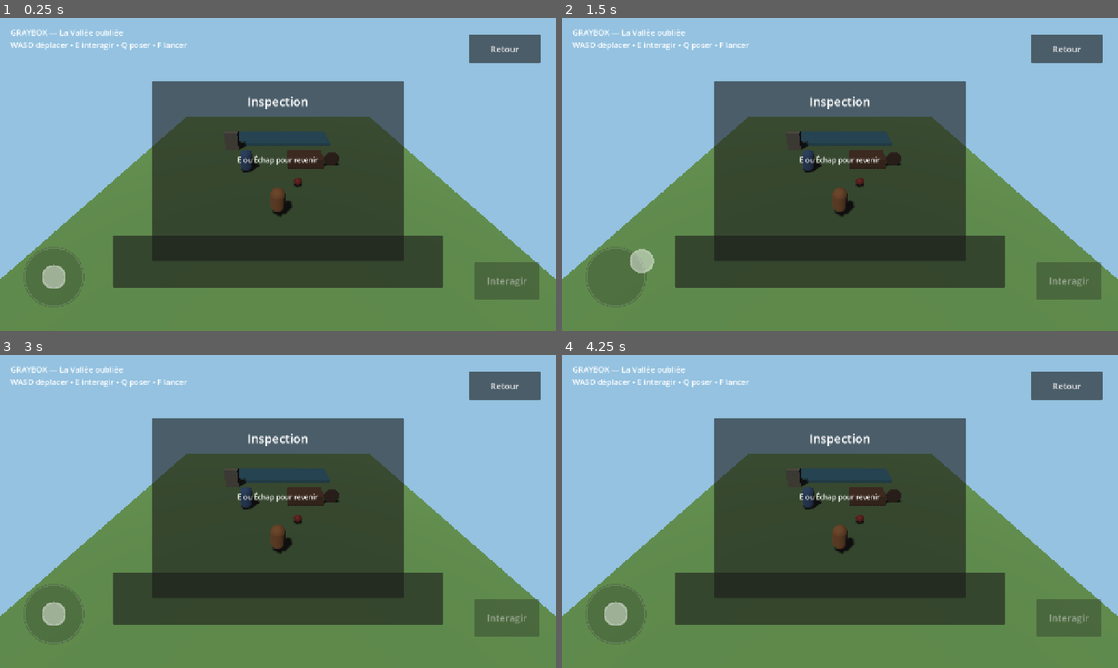
Above: before the commit, frames 1-4 (two rows, left to right).
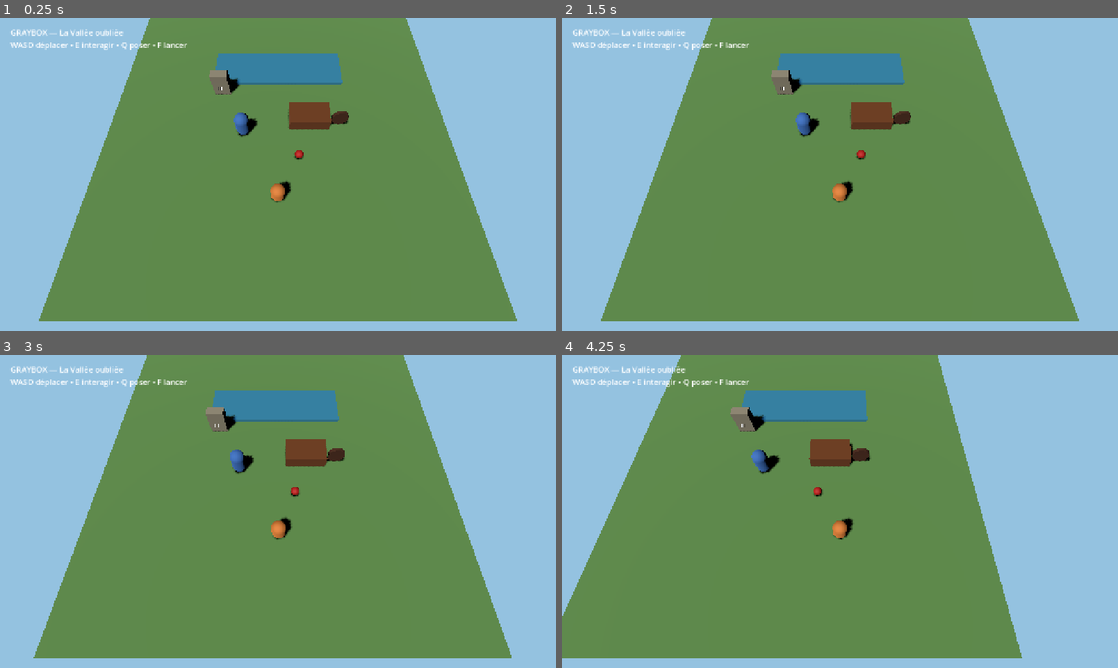
Above: after the commit, the same moments.

Repository: u2987920406-rgb/Grimoire
Game: Godot game, scene res://adventures/forgotten_valley/scenes/bootstrap.tscn
Two runs of this game, one before a commit and one after it. Both use one fixed random seed, a clock stepped at 60 frames per second and the inputs below.
Inputs (mouse positions are in pixels of both pictures, inside the frame that each line leads up to):
- Up to frame 1 (0.25 s): no input
- Up to frame 2 (1.5 s): click (1067, 49) at 0.5 s, where only the run before the commit has a clickable "Retour"; tap Enter at 1.25 s; drag from (617, 277) to (895, 105) at 1.27 s
- Up to frame 3 (3 s): drag from (166, 527) to (250, 574) at 2.02 s; tap Space at 2.75 s; move the mouse to (333, 442) at 2.77 s; hold D (move_right) from 2.78 s (still down); hold F (throw_object) from 2.78 s (still down); click (333, 442) at 2.92 s
- Up to frame 4 (4.25 s): release D (move_right) at 3.5 s; release F (throw_object) at 3.5 s; drag from (812, 574) to (673, 464) at 3.52 s

The runs differ from the first frame. In frame 1, 57% of the frame differs, in the area x 0-100%, y 0-100%; in frame 2, 57%; in frame 3, 57%; in frame 4, 61%.
Error before the commit: Invalid access to property or key 'rotation' on a base object of type 'null instance'. (res://core/player/player_controller.gd:30)

Commit message:
feat(ui): add right camera joystick and decoupled rig

Diff:
--- a/adventures/forgotten_valley/scenes/bootstrap.tscn
+++ b/adventures/forgotten_valley/scenes/bootstrap.tscn
@@ -142,10 +142,11 @@
 [node name="HoldAnchor" type="Marker3D" parent="Player"]
 position = Vector3(0, 1.0, -0.9)
 
-[node name="CameraRig" type="Node3D" parent="Player"]
-position = Vector3(0, 0.9, 0)
-
-[node name="Camera3D" type="Camera3D" parent="Player/CameraRig"]
+[node name="CameraRig" type="Node3D" parent="."]
+position = Vector3(0, 2.1, 5.5)
+rotation_degrees = Vector3(-34, 0, 0)
+
+[node name="Camera3D" type="Camera3D" parent="CameraRig"]
 position = Vector3(0, 6.8, 8.8)
 rotation_degrees = Vector3(-34, 0, 0)
 current = true
@@ -243,7 +244,7 @@
 grow_vertical = 2
 mouse_filter = 2
 
-[node name="VirtualJoystick" type="Control" parent="UI/TouchControls"]
+[node name="MoveJoystick" type="Control" parent="UI/TouchControls"]
 layout_mode = 0
 anchor_top = 1.0
 anchor_bottom = 1.0
@@ -254,16 +255,29 @@
 mouse_filter = 0
 script = ExtResource("9_joystick")
 
+[node name="LookJoystick" type="Control" parent="UI/TouchControls"]
+layout_mode = 0
+anchor_left = 1.0
+anchor_top = 1.0
+anchor_right = 1.0
+anchor_bottom = 1.0
+offset_left = -214.0
+offset_top = -214.0
+offset_right = -34.0
+offset_bottom = -34.0
+mouse_filter = 0
+script = ExtResource("9_joystick")
+
 [node name="InteractButton" type="Button" parent="UI/TouchControls"]
 layout_mode = 0
 anchor_left = 1.0
 anchor_top = 1.0
 anchor_right = 1.0
 anchor_bottom = 1.0
-offset_left = -188.0
-offset_top = -158.0
+offset_left = -190.0
+offset_top = -332.0
 offset_right = -38.0
-offset_bottom = -72.0
+offset_bottom = -246.0
 text = "Interagir"
 theme_override_font_sizes/font_size = 22
 
@@ -274,9 +288,9 @@
 anchor_right = 1.0
 anchor_bottom = 1.0
 offset_left = -350.0
-offset_top = -132.0
+offset_top = -260.0
 offset_right = -220.0
-offset_bottom = -62.0
+offset_bottom = -190.0
 text = "Poser"
 theme_override_font_sizes/font_size = 20
 
@@ -287,9 +301,9 @@
 anchor_right = 1.0
 anchor_bottom = 1.0
 offset_left = -350.0
-offset_top = -214.0
+offset_top = -342.0
 offset_right = -220.0
-offset_bottom = -144.0
+offset_bottom = -272.0
 text = "Lancer"
 theme_override_font_sizes/font_size = 20
 
